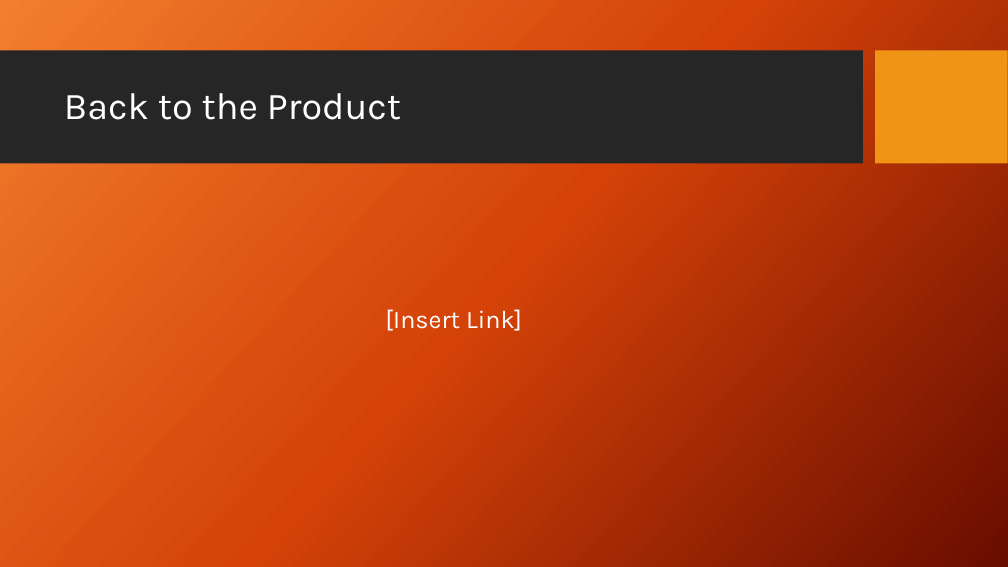
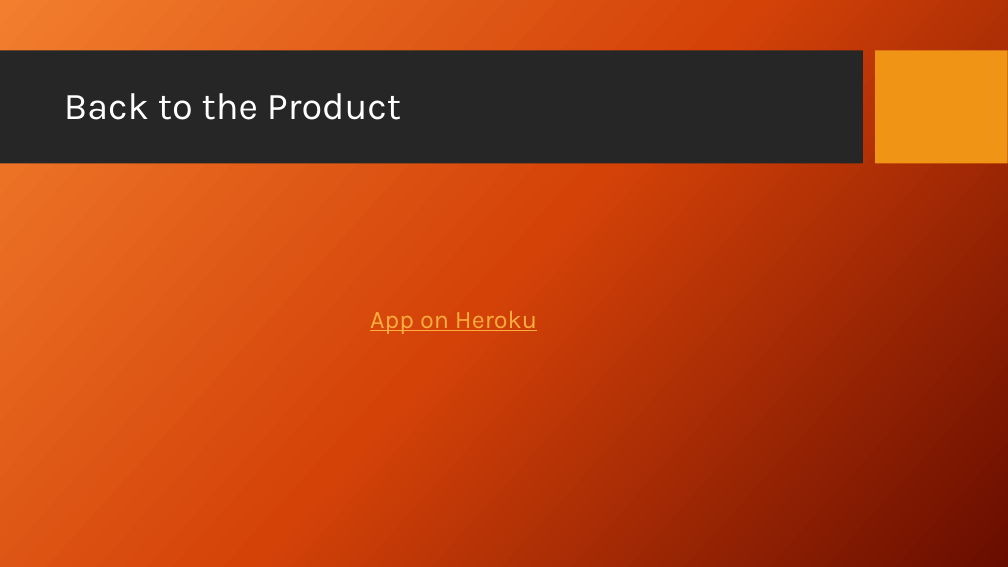
Before and after one commit to brbales/brews_and_views, a slide deck: slide 14 of Neural Beer_Working_042318.pptx (slide 13 before the commit). Drawn at 1008x567 pixels with LibreOffice and Linux fonts; fonts in the diff are those of the drawing; background and template pictures are left out. Boxes give left, top, right and bottom in pixels: in the first picture for what was removed or moved away, otherwise in the second. Text is boxed around its words. In the diff, an @@ line names an element or a change of style, - is before the commit and + after.

Commit message:
updated PPT for presentation

```diff
--- a/Neural Beer_Working_042318.pptx
+++ b/Neural Beer_Working_042318.pptx
@@ text at [370,311,537,334]: text changed; text colour #FFFFFF to #FFAE3E @@
-[Insert Link]
+App on Heroku
```
Also in this commit, not shown: 3 other slides changed, 1 slide added.
